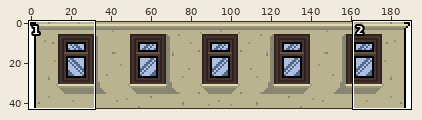
A sprite sheet gets an edit: view/static/build-middle.png. The first picture is a wide view before the edit; the outline marks the close-up.
Close-up. Before the edit:
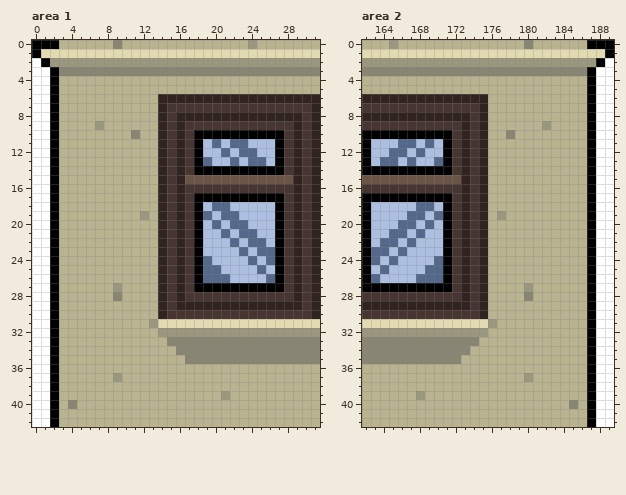
The file is 190x43 pixels. Shown: area 1: x 0..31, y 0..42; area 2: x 162..189, y 0..42.
And afterwards:
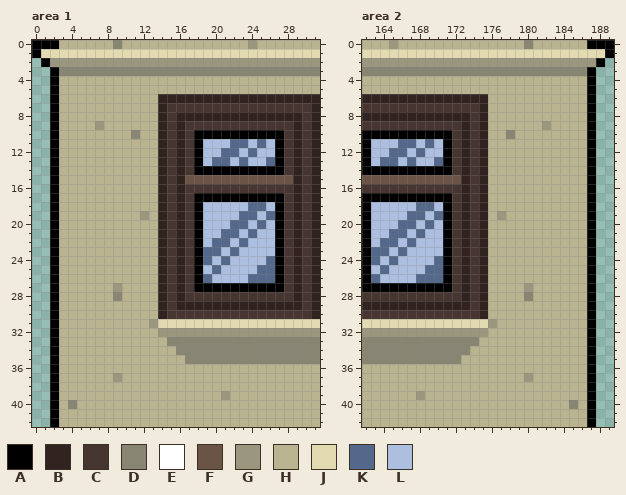
Palette (. is transparent): A #000000  B #31231f  C #463530  D #888572  E #ffffff  F #6a5445  G #9b977e  H #b9b390  J #e2dbb1  K #53688b  L #acbfe0
Edits made:
--- area 1
@@ x 0..31 @@
  1 AJJJJJJJJJJJJJJJJJJJJJJJJJJJJJJJ
- 2 EAGGGGGGGGGGGGGGGGGGGGGGGGGGGGGG
- 3 EEADDDDDDDDDDDDDDDDDDDDDDDDDDDDD
- 4 EEAHHHHHHHHHHHHHHHHHHHHHHHHHHHHH
- 5 EEAHHHHHHHHHHHHHHHHHHHHHHHHHHHHH
- 6 EEAHHHHHHHHHHHBBBBBBBBBBBBBBBBBB
- 7 EEAHHHHHHHHHHHBCCCCCCCCCCCCCCCCB
- 8 EEAHHHHHHHHHHHBCBBBBBBBBBBBBBBCB
- 9 EEAHHHHGHHHHHHBCBCCCCCCCCCCCCBCB
-10 EEAHHHHHHHHDHHBCBCAAAAAAAAAACBCB
-11 EEAHHHHHHHHHHHBCBCALKLKKLLLACBCB
-12 EEAHHHHHHHHHHHBCBCALLKLKKLLACBCB
-13 EEAHHHHHHHHHHHBCBCAKLLKLKKLACBCB
-14 EEAHHHHHHHHHHHBCBCAAAAAAAAAACBCB
-15 EEAHHHHHHHHHHHBCBFFFFFFFFFFFFBCB
-16 EEAHHHHHHHHHHHBCBCCCCCCCCCCCCBCB
-17 EEAHHHHHHHHHHHBCBCAAAAAAAAAACBCB
-18 EEAHHHHHHHHHHHBCBCALKKLLLLLACBCB
-19 EEAHHHHHHHHHGHBCBCAKLKKLLLLACBCB
-20 EEAHHHHHHHHHHHBCBCALKLKKLLLACBCB
-21 EEAHHHHHHHHHHHBCBCALLKLKKLLACBCB
-22 EEAHHHHHHHHHHHBCBCALLLKLKKLACBCB
-23 EEAHHHHHHHHHHHBCBCALLLLKLKKACBCB
-24 EEAHHHHHHHHHHHBCBCAKLLLLKLKACBCB
-25 EEAHHHHHHHHHHHBCBCAKKLLLLKLACBCB
-26 EEAHHHHHHHHHHHBCBCAKKKLLLLKACBCB
-27 EEAHHHHHHGHHHHBCBCAAAAAAAAAACBCB
-28 EEAHHHHHHDHHHHBCBCCCCCCCCCCCCBCB
-29 EEAHHHHHHHHHHHBCBBBBBBBBBBBBBBCB
-30 EEAHHHHHHHHHHHBCCCCCCCCCCCCCCCCB
-31 EEAHHHHHHHHHHGJJJJJJJJJJJJJJJJJJ
-32 EEAHHHHHHHHHHHGGGGGGGGGGGGGGGGGG
-33 EEAHHHHHHHHHHHHDDDDDDDDDDDDDDDDD
-34 EEAHHHHHHHHHHHHHDDDDDDDDDDDDDDDD
-35 EEAHHHHHHHHHHHHHHDDDDDDDDDDDDDDD
-36 EEAHHHHHHHHHHHHHHHHHHHHHHHHHHHHH
-37 EEAHHHHHHGHHHHHHHHHHHHHHHHHHHHHH
-38 EEAHHHHHHHHHHHHHHHHHHHHHHHHHHHHH
-39 EEAHHHHHHHHHHHHHHHHHHGHHHHHHHHHH
-40 EEAHDHHHHHHHHHHHHHHHHHHHHHHHHHHH
-41 EEAHHHHHHHHHHHHHHHHHHHHHHHHHHHHH
-42 EEAHHHHHHHHHHHHHHHHHHHHHHHHHHHHH
+ 2 .AGGGGGGGGGGGGGGGGGGGGGGGGGGGGGG
+ 3 ..ADDDDDDDDDDDDDDDDDDDDDDDDDDDDD
+ 4 ..AHHHHHHHHHHHHHHHHHHHHHHHHHHHHH
+ 5 ..AHHHHHHHHHHHHHHHHHHHHHHHHHHHHH
+ 6 ..AHHHHHHHHHHHBBBBBBBBBBBBBBBBBB
+ 7 ..AHHHHHHHHHHHBCCCCCCCCCCCCCCCCB
+ 8 ..AHHHHHHHHHHHBCBBBBBBBBBBBBBBCB
+ 9 ..AHHHHGHHHHHHBCBCCCCCCCCCCCCBCB
+10 ..AHHHHHHHHDHHBCBCAAAAAAAAAACBCB
+11 ..AHHHHHHHHHHHBCBCALLLKKLKLACBCB
+12 ..AHHHHHHHHHHHBCBCALLKKLKLLACBCB
+13 ..AHHHHHHHHHHHBCBCALKKLKLLKACBCB
+14 ..AHHHHHHHHHHHBCBCAAAAAAAAAACBCB
+15 ..AHHHHHHHHHHHBCBFFFFFFFFFFFFBCB
+16 ..AHHHHHHHHHHHBCBCCCCCCCCCCCCBCB
+17 ..AHHHHHHHHHHHBCBCAAAAAAAAAACBCB
+18 ..AHHHHHHHHHHHBCBCALLLLLKKLACBCB
+19 ..AHHHHHHHHHGHBCBCALLLLKKLKACBCB
+20 ..AHHHHHHHHHHHBCBCALLLKKLKLACBCB
+21 ..AHHHHHHHHHHHBCBCALLKKLKLLACBCB
+22 ..AHHHHHHHHHHHBCBCALKKLKLLLACBCB
+23 ..AHHHHHHHHHHHBCBCAKKLKLLLLACBCB
+24 ..AHHHHHHHHHHHBCBCAKLKLLLLKACBCB
+25 ..AHHHHHHHHHHHBCBCALKLLLLKKACBCB
+26 ..AHHHHHHHHHHHBCBCAKLLLLKKKACBCB
+27 ..AHHHHHHGHHHHBCBCAAAAAAAAAACBCB
+28 ..AHHHHHHDHHHHBCBCCCCCCCCCCCCBCB
+29 ..AHHHHHHHHHHHBCBBBBBBBBBBBBBBCB
+30 ..AHHHHHHHHHHHBCCCCCCCCCCCCCCCCB
+31 ..AHHHHHHHHHHGJJJJJJJJJJJJJJJJJJ
+32 ..AHHHHHHHHHHHGGGGGGGGGGGGGGGGGG
+33 ..AHHHHHHHHHHHHDDDDDDDDDDDDDDDDD
+34 ..AHHHHHHHHHHHHHDDDDDDDDDDDDDDDD
+35 ..AHHHHHHHHHHHHHHDDDDDDDDDDDDDDD
+36 ..AHHHHHHHHHHHHHHHHHHHHHHHHHHHHH
+37 ..AHHHHHHGHHHHHHHHHHHHHHHHHHHHHH
+38 ..AHHHHHHHHHHHHHHHHHHHHHHHHHHHHH
+39 ..AHHHHHHHHHHHHHHHHHHGHHHHHHHHHH
+40 ..AHDHHHHHHHHHHHHHHHHHHHHHHHHHHH
+41 ..AHHHHHHHHHHHHHHHHHHHHHHHHHHHHH
+42 ..AHHHHHHHHHHHHHHHHHHHHHHHHHHHHH
--- area 2
@@ x 186..189 @@
  1 JJJA
- 2 GGAE
- 3 DAEE
- 4 HAEE
- 5 HAEE
- 6 HAEE
- 7 HAEE
- 8 HAEE
- 9 HAEE
-10 HAEE
-11 HAEE
-12 HAEE
-13 HAEE
-14 HAEE
-15 HAEE
-16 HAEE
-17 HAEE
-18 HAEE
-19 HAEE
-20 HAEE
-21 HAEE
-22 HAEE
-23 HAEE
-24 HAEE
-25 HAEE
-26 HAEE
-27 HAEE
-28 HAEE
-29 HAEE
-30 HAEE
-31 HAEE
-32 HAEE
-33 HAEE
-34 HAEE
-35 HAEE
-36 HAEE
-37 HAEE
-38 HAEE
-39 HAEE
-40 HAEE
-41 HAEE
-42 HAEE
+ 2 GGA.
+ 3 DA..
+ 4 HA..
+ 5 HA..
+ 6 HA..
+ 7 HA..
+ 8 HA..
+ 9 HA..
+10 HA..
+11 HA..
+12 HA..
+13 HA..
+14 HA..
+15 HA..
+16 HA..
+17 HA..
+18 HA..
+19 HA..
+20 HA..
+21 HA..
+22 HA..
+23 HA..
+24 HA..
+25 HA..
+26 HA..
+27 HA..
+28 HA..
+29 HA..
+30 HA..
+31 HA..
+32 HA..
+33 HA..
+34 HA..
+35 HA..
+36 HA..
+37 HA..
+38 HA..
+39 HA..
+40 HA..
+41 HA..
+42 HA..
Pixel boxes of the changes (left, top, right, bottom) in both close-ups:
erased: (32, 58, 50, 427)
changed: (203, 139, 275, 166)
changed: (203, 202, 275, 283)
erased: (596, 58, 614, 427)
